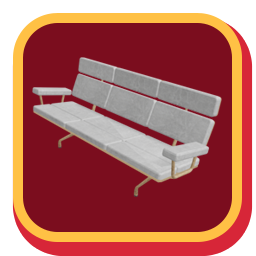
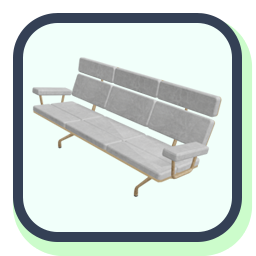
Two versions of the same layered image (256 x 256). Layer-by-layer changes:
painted on "Rounded Rectangle 2" over [13, 13, 242, 242]
